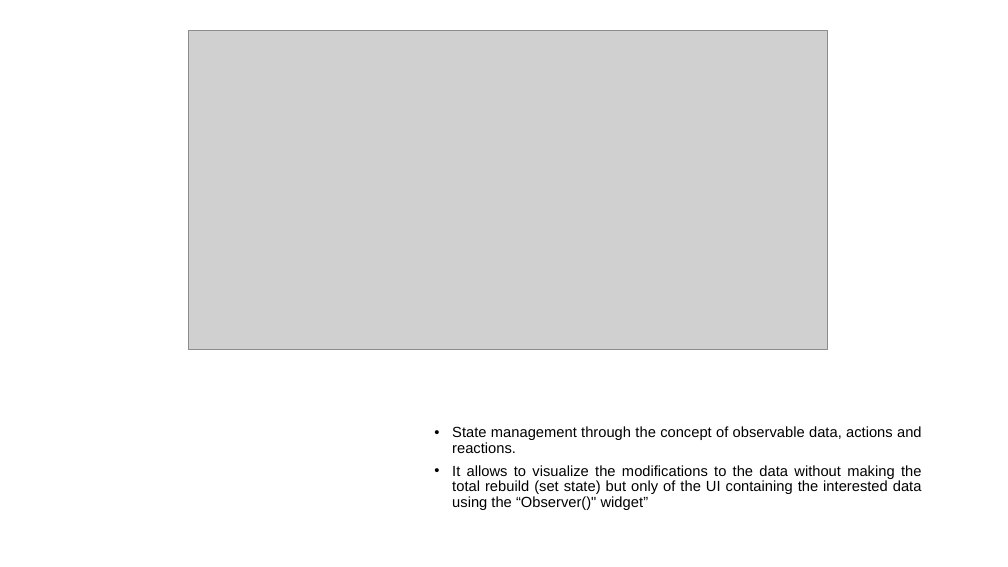
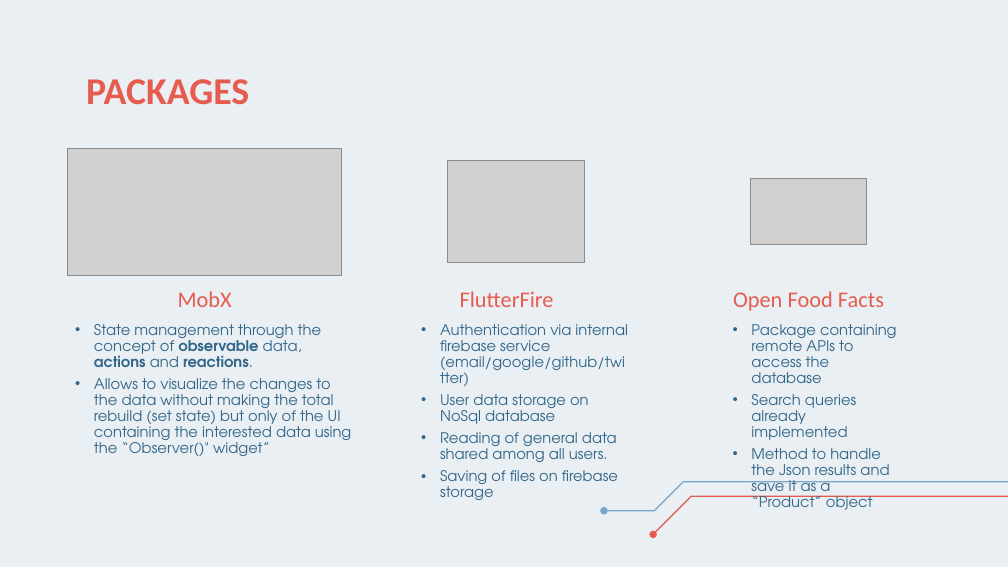
Before and after one commit to Ciuse/Bealthy_app, a slide deck: slide 8 of Presentazione/Presentazione Bealthy.pptx. Drawn at 1008x567 pixels with LibreOffice and Linux fonts; fonts in the diff are those of the drawing; grey boxes stand for pictures. Boxes give left, top, right and bottom in pixels: in the first picture for what was removed or moved away, otherwise in the second. Text is boxed around its words. In the diff, an @@ line names an element or a change of style, - is before the commit and + after.

Commit message:
pptx changes

```diff
--- a/Presentazione/Presentazione Bealthy.pptx
+++ b/Presentazione/Presentazione Bealthy.pptx
@@ background #FFFFFF to #EAEFF3 @@
@@ title added at <box>86,79,249,105</box>, 36 pt, text #E65C4F, bold @@
+PACKAGES
@@ group added at <box>832,88,934,98</box>: 9 freeform shapes @@
@@ picture: place and size @@
-picture at <box>188,30,828,350</box>
+picture at <box>68,148,343,274</box>
@@ picture added at <box>447,161,584,263</box> @@
@@ picture added at <box>750,178,867,244</box> @@
@@ title added at <box>178,291,232,307</box>, 21.3 pt, text #E65C4F @@
+MobX
@@ title added at <box>460,291,554,307</box>, 21.3 pt, text #E65C4F @@
+FlutterFire
@@ title added at <box>733,291,884,311</box>, 21.3 pt, text #E65C4F @@
+Open Food Facts
@@ subtitle "State management through the concept ...": place and size @@
-subtitle "State management through the concept ..." at <box>452,426,922,510</box>
+subtitle "State management through the concept ..." at <box>94,324,351,456</box>
@@ subtitle "State management through the concept ..." at <box>94,324,351,456</box>: vertical alignment middle to top @@
@@ subtitle at <box>94,324,322,367</box>: font Arial to TeX Gyre Adventor, text colour #000000 to #33678A in "State management through the concept of observable ..."; bold on in "observable actions reactions."; alignment justified to left; indent changed; bullet colour #000000 to #33678A @@
@@ subtitle added at <box>440,324,628,500</box>, 14 pt, text #33678A @@
+• Authentication via internal firebase service (email/google/github/twitter)
+• User data storage on NoSql database
+• Reading of general data shared among all users.
+• Saving of files on firebase storage
@@ subtitle added at <box>751,324,897,510</box>, 14 pt, text #33678A @@
+• Package containing remote APIs to access the database
+• Search queries already implemented
+• Method to handle the Json results and save it as a “Product” object
@@ subtitle at <box>94,378,351,456</box>: text changed; font Arial to TeX Gyre Adventor; text colour #000000 to #33678A @@
-• It allows to visualize the modifications to the data without making the total rebuild (set state) but only of the UI containing the interested data using the “Observer()" widget”
+• Allows to visualize the changes to the data without making the total rebuild (set state) but only of the UI containing the interested data using the “Observer()" widget”
@@ group added at <box>600,481,1008,538</box>: 4 freeform shapes @@
```
Also in this commit, not shown: 7 other slides changed, 1 slide added, 5 slides removed, 7 other files.
